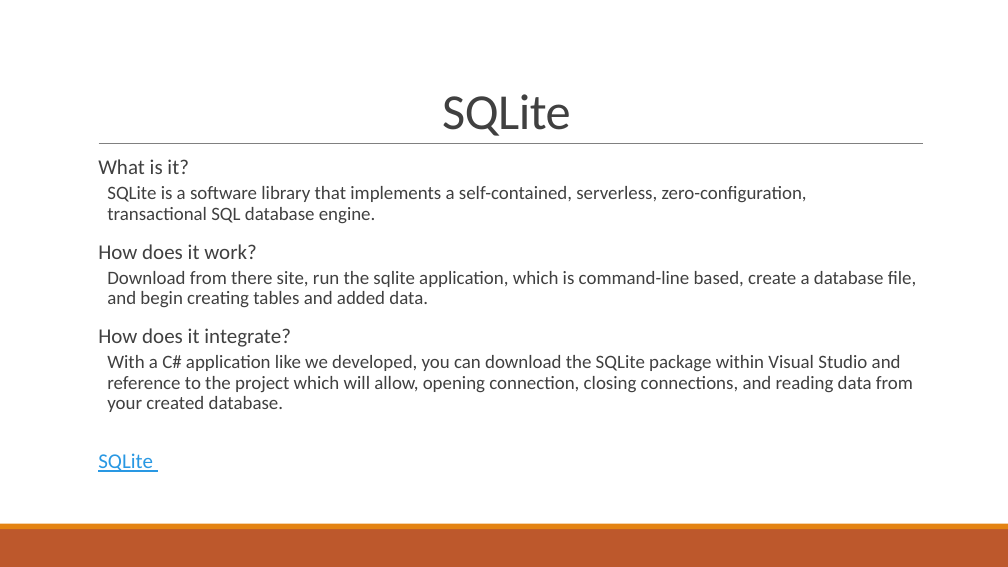
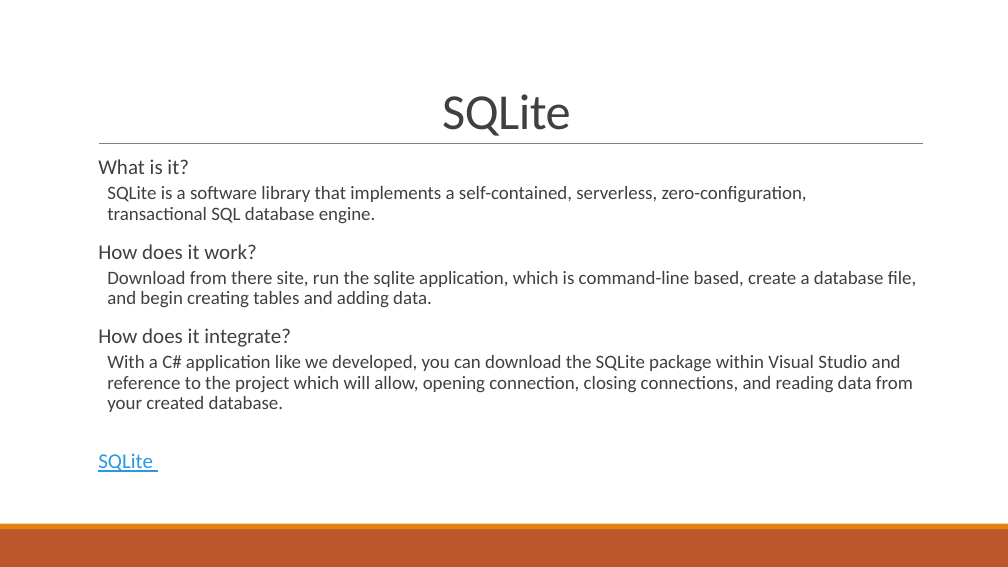
Before and after one commit to jhouston88/CSCI3350SoftwareEngineeringII, a slide deck: slide 4 of Implementation/Implementation Team Presentation.pptx. Drawn at 1008x567 pixels with LibreOffice and Linux fonts; fonts in the diff are those of the drawing. Boxes give left, top, right and bottom in pixels: in the first picture for what was removed or moved away, otherwise in the second. Text is boxed around its words. In the diff, an @@ line names an element or a change of style, - is before the commit and + after.

```diff
--- a/Implementation/Implementation Team Presentation.pptx
+++ b/Implementation/Implementation Team Presentation.pptx
@@ text at (x1=107, y1=271, x2=916, y2=308): text changed @@
-  Download from there site, run the sqlite application, which is command-line based, create a database file, and begin creating tables and added data.
+  Download from there site, run the sqlite application, which is command-line based, create a database file, and begin creating tables and adding data.
```
Also in this commit, not shown: 1 other slide changed, 3 slides added.
